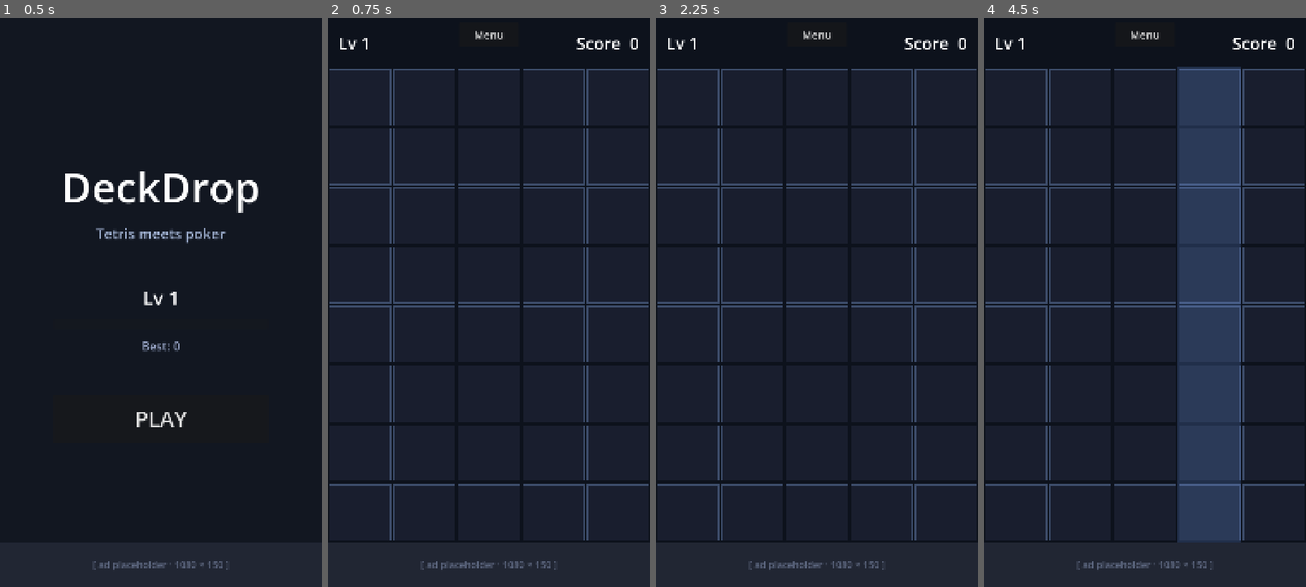
Above: before the commit, frames 1-4 (left to right).
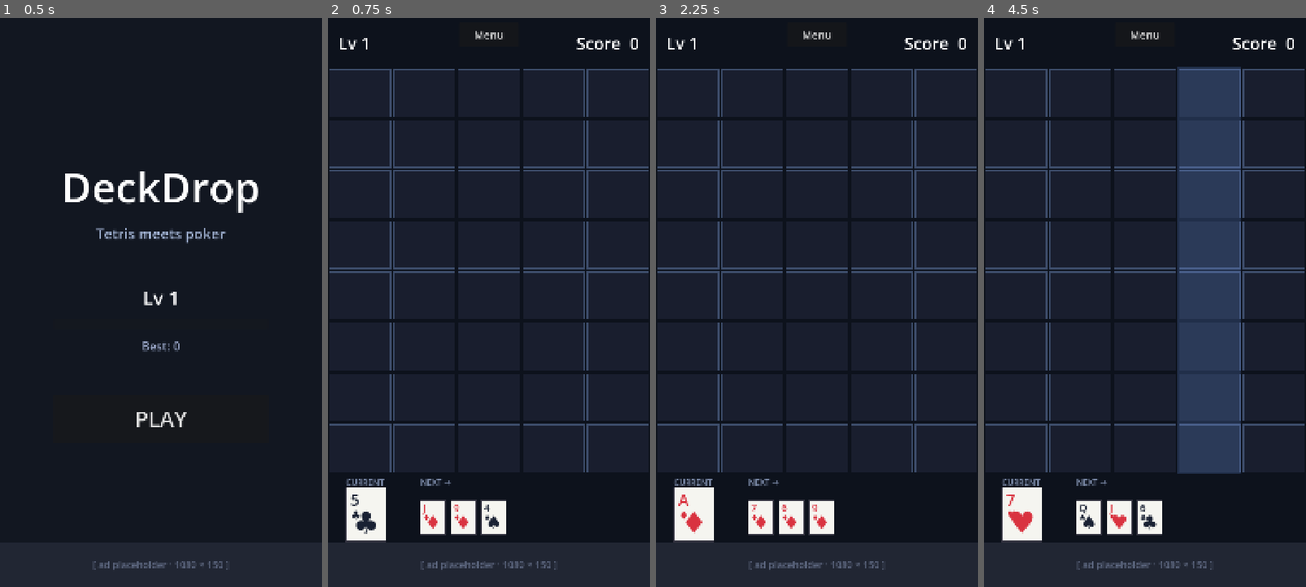
Above: after the commit, the same moments.

Repository: KrisCagle/Godot-CardStack
Game: Godot game, scene res://scenes/Title.tscn
Same seed, same stepped clock (60 frames per second), same inputs: the game is played once before the commit and once after it.
Inputs (mouse positions are in pixels of both pictures, inside the frame that each line leads up to):
- Up to frame 1 (0.5 s): no input
- Up to frame 2 (0.75 s): click "PLAY" at 0.5 s
- Up to frame 3 (2.25 s): click "Menu" at 1.25 s; click "PLAY" at 2 s
- Up to frame 4 (4.5 s): tap Enter at 2.75, 4.25 s; move the mouse to (1145, 302) at 2.77 s; click (1145, 302) at 2.92 s; tap Space at 3.5 s; move the mouse to (1080, 330) at 3.52 s; click (1080, 330) at 3.67 s; move the mouse to (1177, 171) at 4.27 s; click (1177, 171) at 4.42 s

Frame 1 is identical in both runs. In frame 2, 6.4% of the frame differs, in the area x 0-100%, y 17-93%; in frame 3, 6.5%; in frame 4, 8.7%.

Commit message:
Add deck, current card, and preview queue
Card class (suit + rank with a Joker flag for later wilds), Deck (52-card
shoe that auto-reshuffles on empty, seedable for daily mode), and CardView
(self-drawing Control that scales cleanly from preview slots to grid cells).
Game scene now shows a CURRENT card on the left and three NEXT previews;
tapping a column logs the would-be placement and advances the queue.
Actual on-grid placement and animation land in task #4.

Diff:
--- a/DeckDrop/scenes/Game.tscn
+++ b/DeckDrop/scenes/Game.tscn
@@ -1,7 +1,8 @@
-[gd_scene load_steps=3 format=3 uid="uid://deckdrop_game"]
+[gd_scene load_steps=4 format=3 uid="uid://deckdrop_game"]
 
 [ext_resource type="Script" path="res://scripts/game.gd" id="1_game"]
 [ext_resource type="Script" path="res://scripts/playfield.gd" id="2_playfield"]
+[ext_resource type="Script" path="res://scripts/card_view.gd" id="3_cardview"]
 
 [node name="Game" type="Control"]
 layout_mode = 3
@@ -25,11 +26,6 @@
 
 [node name="LevelLabel" type="Label" parent="HUD"]
 layout_mode = 1
-anchors_preset = 1
-anchor_left = 0.0
-anchor_top = 0.0
-anchor_right = 0.0
-anchor_bottom = 0.0
 offset_left = 36.0
 offset_top = 60.0
 offset_right = 400.0
@@ -40,11 +36,8 @@
 
 [node name="ScoreLabel" type="Label" parent="HUD"]
 layout_mode = 1
-anchors_preset = 1
 anchor_left = 1.0
-anchor_top = 0.0
 anchor_right = 1.0
-anchor_bottom = 0.0
 offset_left = -440.0
 offset_top = 60.0
 offset_right = -36.0
@@ -56,11 +49,8 @@
 
 [node name="BackButton" type="Button" parent="HUD"]
 layout_mode = 1
-anchors_preset = 1
 anchor_left = 0.5
-anchor_top = 0.0
 anchor_right = 0.5
-anchor_bottom = 0.0
 offset_left = -100.0
 offset_top = 30.0
 offset_right = 100.0
@@ -74,8 +64,69 @@
 anchor_right = 1.0
 anchor_bottom = 1.0
 offset_top = 180.0
+offset_bottom = -380.0
+script = ExtResource("2_playfield")
+
+[node name="BottomArea" type="Control" parent="."]
+layout_mode = 1
+anchors_preset = 12
+anchor_top = 1.0
+anchor_right = 1.0
+anchor_bottom = 1.0
+offset_top = -380.0
 offset_bottom = -150.0
-script = ExtResource("2_playfield")
+
+[node name="CurrentLabel" type="Label" parent="BottomArea"]
+layout_mode = 1
+offset_left = 60.0
+offset_top = 10.0
+offset_right = 240.0
+offset_bottom = 44.0
+modulate = Color(0.5, 0.56, 0.68, 1)
+text = "CURRENT"
+theme_override_font_sizes/font_size = 28
+
+[node name="CurrentSlot" type="Control" parent="BottomArea"]
+layout_mode = 1
+offset_left = 60.0
+offset_top = 48.0
+offset_right = 196.0
+offset_bottom = 228.0
+script = ExtResource("3_cardview")
+
+[node name="NextLabel" type="Label" parent="BottomArea"]
+layout_mode = 1
+offset_left = 310.0
+offset_top = 10.0
+offset_right = 600.0
+offset_bottom = 44.0
+modulate = Color(0.5, 0.56, 0.68, 1)
+text = "NEXT →"
+theme_override_font_sizes/font_size = 28
+
+[node name="Preview0" type="Control" parent="BottomArea"]
+layout_mode = 1
+offset_left = 310.0
+offset_top = 90.0
+offset_right = 394.0
+offset_bottom = 204.0
+script = ExtResource("3_cardview")
+
+[node name="Preview1" type="Control" parent="BottomArea"]
+layout_mode = 1
+offset_left = 412.0
+offset_top = 90.0
+offset_right = 496.0
+offset_bottom = 204.0
+script = ExtResource("3_cardview")
+
+[node name="Preview2" type="Control" parent="BottomArea"]
+layout_mode = 1
+offset_left = 514.0
+offset_top = 90.0
+offset_right = 598.0
+offset_bottom = 204.0
+script = ExtResource("3_cardview")
 
 [node name="AdPlaceholder" type="ColorRect" parent="."]
 layout_mode = 1
--- /dev/null
+++ b/DeckDrop/scripts/card.gd
@@ -0,0 +1,40 @@
+class_name Card
+extends RefCounted
+## Lightweight card value object — suit + rank, plus a Joker flag for wilds (task #8).
+## Rank is 0..12 mapping 2..A so straights can compare with simple integer ordering.
+
+enum Suit { CLUBS, DIAMONDS, HEARTS, SPADES }
+enum Rank { TWO, THREE, FOUR, FIVE, SIX, SEVEN, EIGHT, NINE, TEN, JACK, QUEEN, KING, ACE }
+
+const RANK_LABELS := ["2", "3", "4", "5", "6", "7", "8", "9", "10", "J", "Q", "K", "A"]
+const SUIT_LABELS := ["♣", "♦", "♥", "♠"]
+
+var suit: int
+var rank: int
+var is_joker: bool
+
+
+func _init(p_suit: int = 0, p_rank: int = 0, p_is_joker: bool = false) -> void:
+	suit = p_suit
+	rank = p_rank
+	is_joker = p_is_joker
+
+
+func rank_label() -> String:
+	if is_joker:
+		return "★"
+	return RANK_LABELS[rank] if rank >= 0 and rank < RANK_LABELS.size() else "?"
+
+
+func suit_label() -> String:
+	if is_joker:
+		return "★"
+	return SUIT_LABELS[suit] if suit >= 0 and suit < SUIT_LABELS.size() else "?"
+
+
+func suit_color() -> Color:
+	if is_joker:
+		return Color(0.95, 0.78, 0.25)
+	if suit == Suit.HEARTS or suit == Suit.DIAMONDS:
+		return Color(0.85, 0.20, 0.25)
+	return Color(0.10, 0.13, 0.20)
--- /dev/null
+++ b/DeckDrop/scripts/card_view.gd
@@ -0,0 +1,51 @@
+class_name CardView
+extends Control
+## Visual representation of a Card (or empty slot). Drawn via _draw so it scales
+## cleanly from preview-sized slots to full grid cells without separate scenes.
+
+var _card: Card = null
+
+
+func set_card(card: Card) -> void:
+	_card = card
+	queue_redraw()
+
+
+func clear() -> void:
+	set_card(null)
+
+
+func _draw() -> void:
+	if _card == null:
+		_draw_empty_slot()
+		return
+	_draw_card(_card)
+
+
+func _draw_empty_slot() -> void:
+	var rect := Rect2(Vector2.ZERO, size)
+	draw_rect(rect, Color(0.10, 0.12, 0.18, 1.0), true)
+	draw_rect(rect, Color(0.25, 0.30, 0.42, 1.0), false, 2.0)
+
+
+func _draw_card(card: Card) -> void:
+	var rect := Rect2(Vector2.ZERO, size)
+	draw_rect(rect, Color(0.96, 0.96, 0.94, 1.0), true)
+	draw_rect(rect, Color(0.20, 0.20, 0.25, 1.0), false, 2.0)
+
+	var font := get_theme_default_font()
+	var fg := card.suit_color()
+	var rank_text := card.rank_label()
+	var suit_text := card.suit_label()
+
+	var rank_font_size := int(size.y * 0.30)
+	var suit_font_size := int(size.y * 0.22)
+	var center_font_size := int(size.y * 0.55)
+	var pad := size.y * 0.08
+
+	draw_string(font, Vector2(pad, pad + rank_font_size * 0.85), rank_text,
+		HORIZONTAL_ALIGNMENT_LEFT, -1, rank_font_size, fg)
+	draw_string(font, Vector2(pad, pad + rank_font_size + suit_font_size * 0.95), suit_text,
+		HORIZONTAL_ALIGNMENT_LEFT, -1, suit_font_size, fg)
+	draw_string(font, Vector2(0, size.y * 0.84), suit_text,
+		HORIZONTAL_ALIGNMENT_CENTER, size.x, center_font_size, fg)
--- /dev/null
+++ b/DeckDrop/scripts/deck.gd
@@ -0,0 +1,39 @@
+class_name Deck
+extends RefCounted
+## 52-card shoe. Auto-refills (reshuffles a fresh deck) when empty so endless mode
+## never runs out of draws. Pass a non-zero seed for deterministic order (daily mode).
+
+var _cards: Array[Card] = []
+var _rng: RandomNumberGenerator
+
+
+func _init(seed_value: int = 0) -> void:
+	_rng = RandomNumberGenerator.new()
+	if seed_value != 0:
+		_rng.seed = seed_value
+	else:
+		_rng.randomize()
+	_refill_and_shuffle()
+
+
+func draw_card() -> Card:
+	if _cards.is_empty():
+		_refill_and_shuffle()
+	return _cards.pop_back()
+
+
+func remaining() -> int:
+	return _cards.size()
+
+
+func _refill_and_shuffle() -> void:
+	_cards.clear()
+	for s in 4:
+		for r in 13:
+			_cards.append(Card.new(s, r))
+	# Fisher-Yates shuffle
+	for i in range(_cards.size() - 1, 0, -1):
+		var j := _rng.randi_range(0, i)
+		var tmp := _cards[i]
+		_cards[i] = _cards[j]
+		_cards[j] = tmp
--- a/DeckDrop/scripts/game.gd
+++ b/DeckDrop/scripts/game.gd
@@ -1,28 +1,65 @@
 extends Control
-## Game-screen root controller. Currently wires the play field's column-tap signal
-## to a log line + visual flash. Card data, deck, and scoring land in later tasks.
+## Game-screen root. Owns the deck, current card, and 3-card preview queue.
+## Tapping a column logs the would-be placement and advances the queue;
+## actual grid placement lands in task #4.
+
+const PREVIEW_SIZE := 3
 
 @onready var playfield: Control = $PlayField
 @onready var score_label: Label = $HUD/ScoreLabel
 @onready var level_label: Label = $HUD/LevelLabel
 @onready var back_button: Button = $HUD/BackButton
+@onready var current_card_view: CardView = $BottomArea/CurrentSlot
+@onready var preview_card_views: Array[CardView] = [
+	$BottomArea/Preview0,
+	$BottomArea/Preview1,
+	$BottomArea/Preview2,
+]
 
+var _deck: Deck
+var _current: Card = null
+var _preview: Array[Card] = []
 var score: int = 0
 
 
 func _ready() -> void:
 	playfield.column_tapped.connect(_on_column_tapped)
 	back_button.pressed.connect(_on_back_pressed)
-	_refresh_hud()
+	_start_new_game()
 
 
-func _refresh_hud() -> void:
-	score_label.text = "Score  %d" % score
-	level_label.text = "Lv %d" % SaveData.level
+func _start_new_game() -> void:
+	_deck = Deck.new()
+	_preview.clear()
+	for i in PREVIEW_SIZE:
+		_preview.append(_deck.draw_card())
+	_current = _deck.draw_card()
+	score = 0
+	_refresh()
 
 
 func _on_column_tapped(col: int) -> void:
-	print("[game] column %d tapped" % col)
+	if _current == null:
+		return
+	# Task #3 stub: log the placement and advance. Real placement in task #4.
+	print("[game] place %s%s in col %d" % [_current.rank_label(), _current.suit_label(), col])
+	_advance_queue()
+	_refresh()
+
+
+func _advance_queue() -> void:
+	_current = _preview[0]
+	for i in range(PREVIEW_SIZE - 1):
+		_preview[i] = _preview[i + 1]
+	_preview[PREVIEW_SIZE - 1] = _deck.draw_card()
+
+
+func _refresh() -> void:
+	score_label.text = "Score  %d" % score
+	level_label.text = "Lv %d" % SaveData.level
+	current_card_view.set_card(_current)
+	for i in PREVIEW_SIZE:
+		preview_card_views[i].set_card(_preview[i])
 
 
 func _on_back_pressed() -> void:
